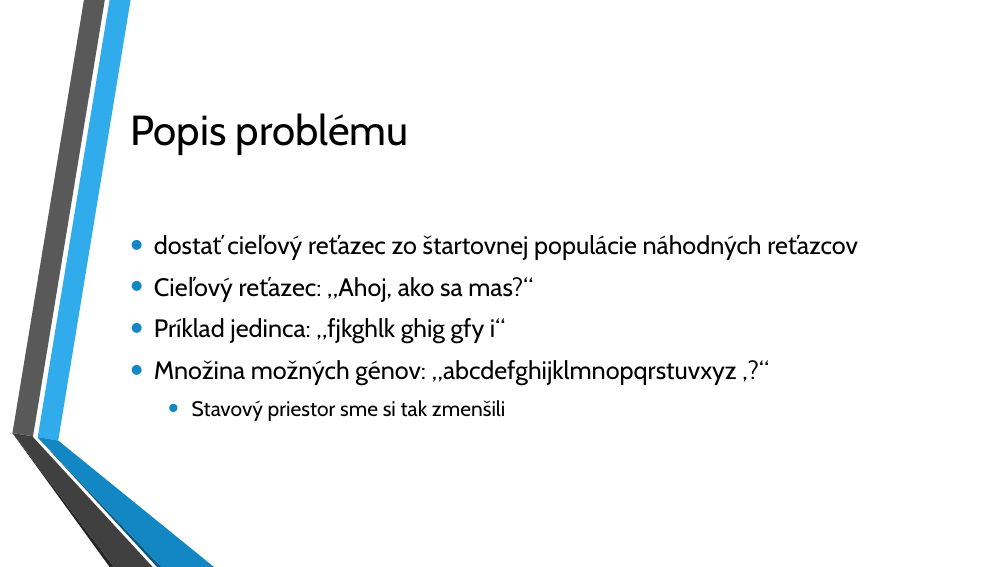
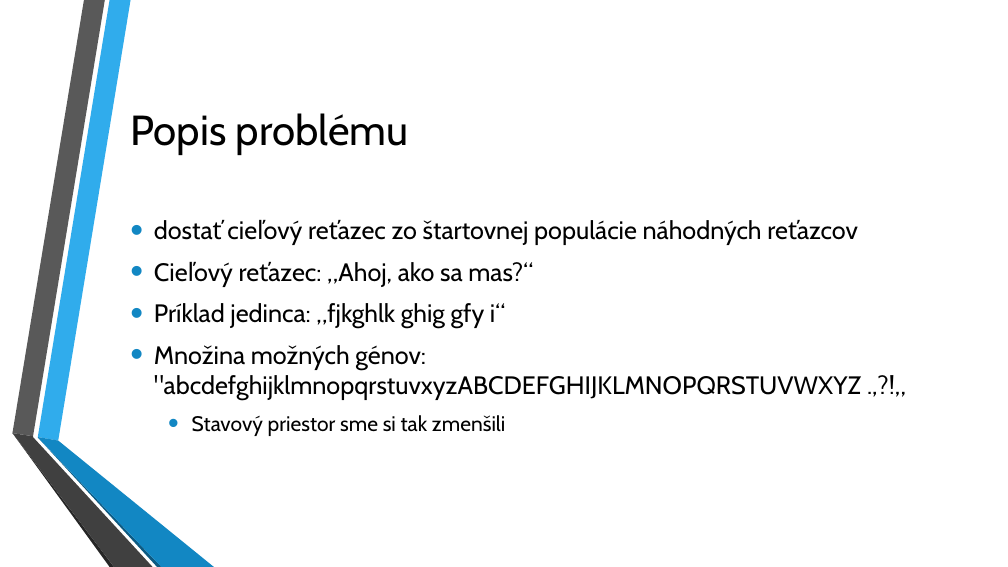
Before and after one commit to sekys/fiit-evo.turnaj, a slide deck: slide 2 of prezentacia.pptx. Drawn at 1008x567 pixels with LibreOffice and Linux fonts; fonts in the diff are those of the drawing; background and template pictures are left out. Boxes give left, top, right and bottom in pixels: in the first picture for what was removed or moved away, otherwise in the second. Text is boxed around its words. In the diff, an @@ line names an element or a change of style, - is before the commit and + after.

```diff
--- a/prezentacia.pptx
+++ b/prezentacia.pptx
@@ text at <box>154,345,861,400</box>: text changed @@
-• Množina možných génov: „abcdefghijklmnopqrstuvxyz ,?“
+• Množina možných génov: "abcdefghijklmnopqrstuvxyzABCDEFGHIJKLMNOPQRSTUVWXYZ .,?!„
```
Also in this commit, not shown: 2 other slides changed, 5 slides added, 5 other files.
